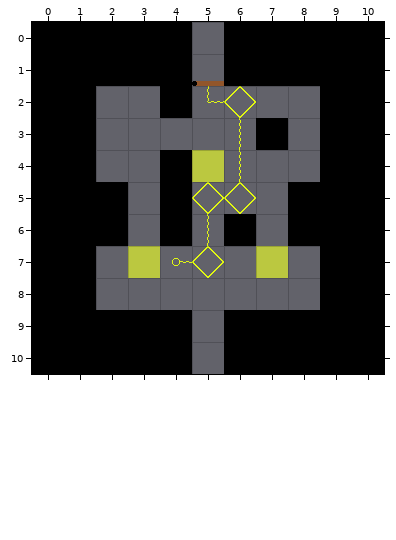
One commit to this Tiled map (JSON): Assets/Level_Editor/TileMap/Room_15.tmj. Above is the file before it was changed.
Cells are 32x32 px. Shown: x 0..10, y 0..10.
New version:
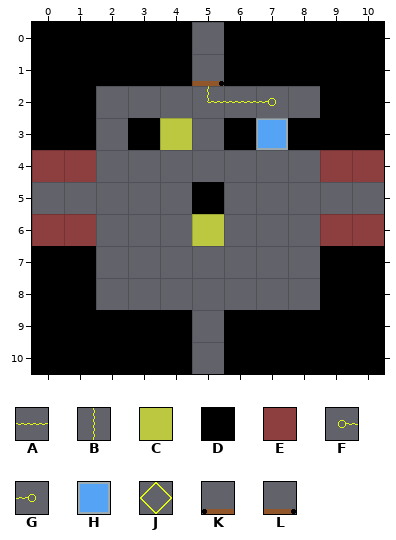
Key: from "tileSet": A 6, B 15, C 32, D 33, E 34, F 35, G 36, H 45, J 71, K 83, L 93.
_ is an empty cell.
Changes in this commit:
Layer "Blocks":
Tile C now appears in row 3 at x 4; in row 6 at x 5.
Tile D now appears in row 3 at x 3, 6 and 8; in row 5 at x 5.
The author changed tile D to tile E in row 4 at x 0 to 1 and 9 to 10; in row 6 at x 0 to 1 and 9 to 10.
The author changed tile D to tile H in row 3 at x 7.
Tile C is gone in row 4 at x 5; in row 7 at x 3 and 7.
Tile D is gone in row 2 at x 4; in row 4 at x 4; in row 5 at x 0 to 2, 4 and 8 to 10; in row 6 at x 2, 4, 6 and 8.
Layer "Overlap":
The author changed tile J to tile A in row 2 at x 6.
Tile G now appears in row 2 at x 7.
The author changed tile K to tile L in row 1 at x 5.
Tile B is gone in rows 3 to 4 at x 6; in row 6 at x 5.
Tile F is gone in row 7 at x 4.
Tile J is gone in row 5 at x 5 to 6; in row 7 at x 5.
Where, in picture pixels (left, top, right, bottom), the same in both pictures:
changed: (32, 81, 384, 278)
